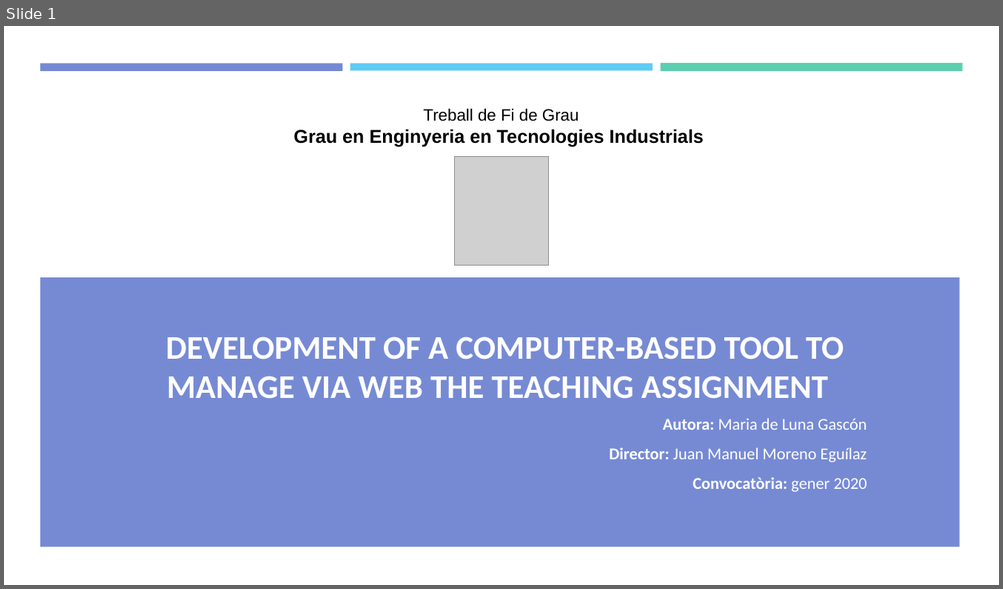
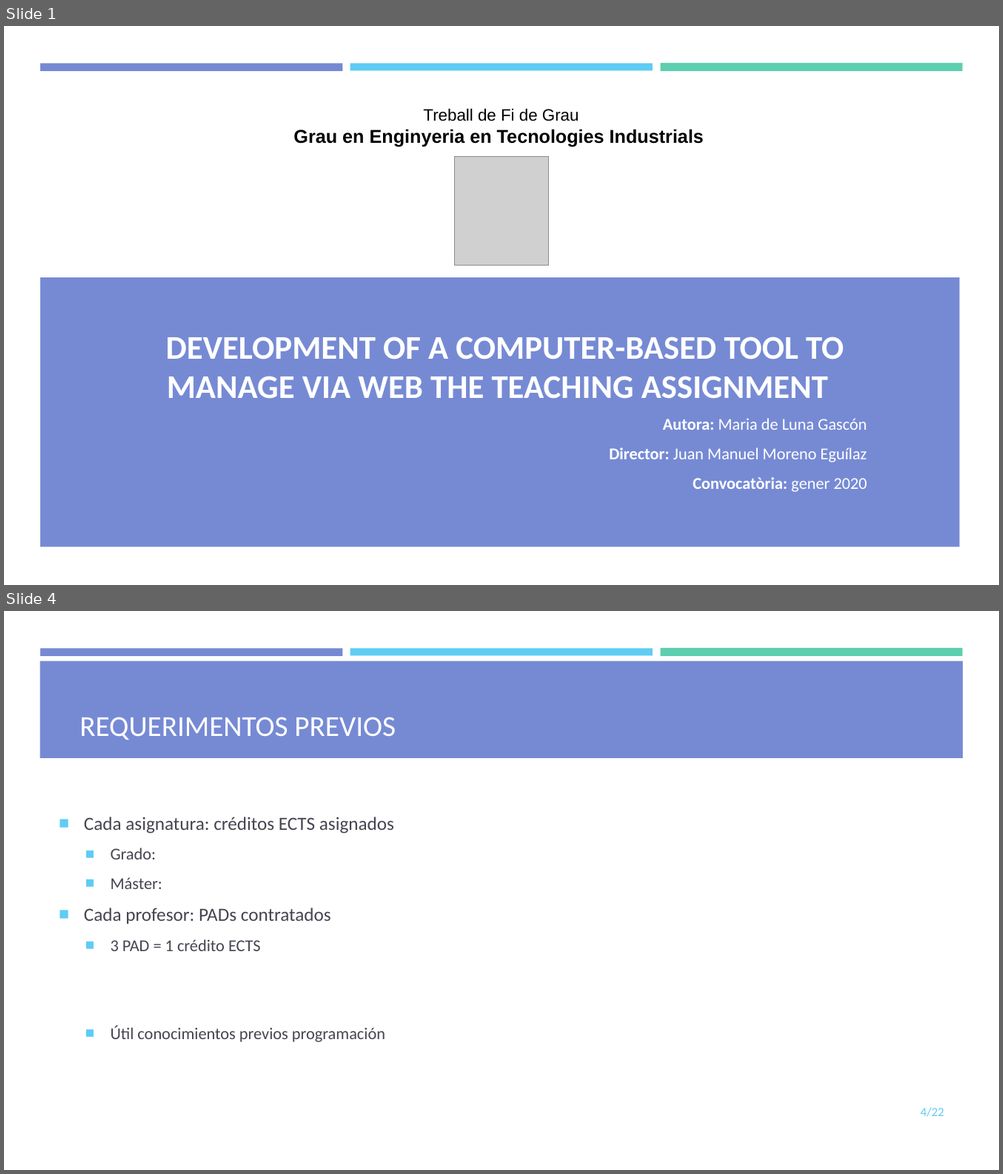
Before and after one commit to mdlunag/tfg, a slide deck: tfg_presentacio.pptx. Shown one above the other, each under a label of ours: slide 1 before the commit, slides 1 and 4 after it; the slides between them are not shown. The pictures are 1003x589 and 1003x1174 pixels, drawn with LibreOffice and Linux fonts; fonts in the diff are those of the drawing; grey boxes stand for pictures. Boxes give left, top, right and bottom in pixels: in the first picture for what was removed or moved away, otherwise in the second. Text is boxed around its words. In the diff, an @@ line names an element or a change of style, - is before the commit and + after.

```diff
--- a/tfg_presentacio.pptx
+++ b/tfg_presentacio.pptx
@@ slide 4 added at [4, 611, 999, 1170], background #FFFFFF; not listed: 3 template elements that a slide beside it also shows @@
@@ rectangle added at [40, 661, 963, 758], fill #768AD4 @@
@@ title added at [79, 717, 395, 740], 28 pt, text #FFFFFF @@
+REQUERIMENTOS PREVIOS
@@ text added at [84, 817, 394, 1042], 16 pt, text #454551 @@
+■ Cada asignatura: créditos ECTS asignados
+  ■ Grado:
+  ■ Máster:
+■ Cada profesor: PADs contratados
+  ■ 3 PAD = 1 crédito ECTS
+  ■ Útil conocimientos previos programación
@@ page number added at [920, 1108, 944, 1117], 12 pt, text #5ECCF3 @@
+4/22
```
Also in this commit, not shown: 4 slides changed, 2 other slides added, 3 slides removed, 1 other file.
